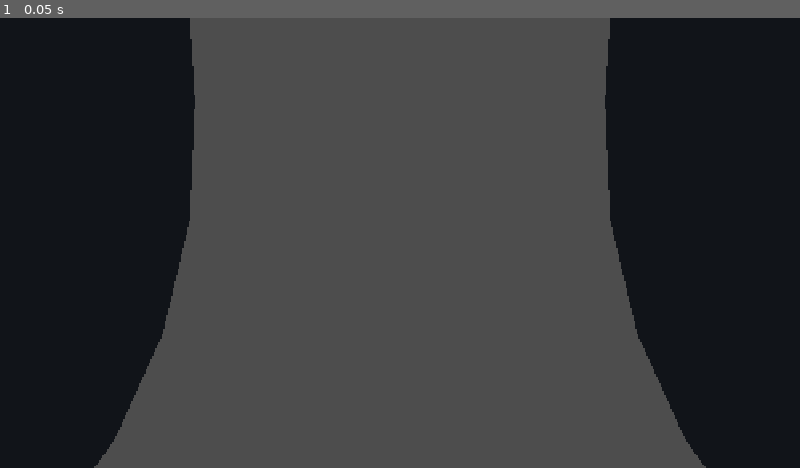
Above: before the commit, frame 1.
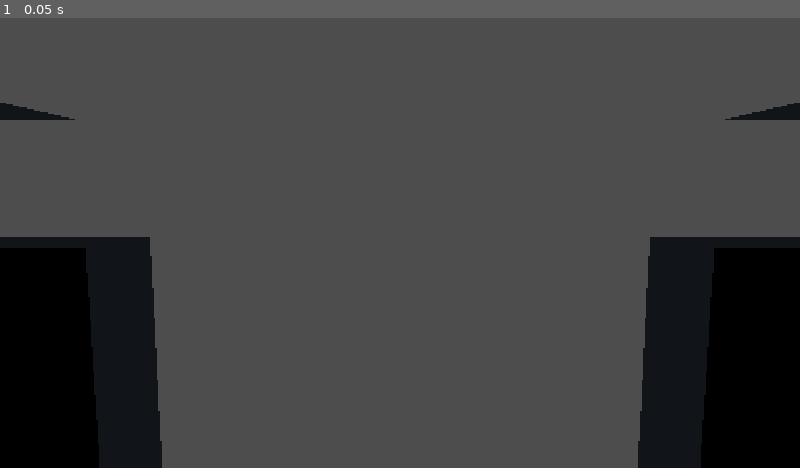
Above: after the commit, the same moment.

Repository: amami-cell/susabiyu-ig-auto
Game: Godot game, scene res://scenes/actors/player.tscn
Same seed, same stepped clock (60 frames per second), same inputs: the game is played once before the commit and once after it. This scene is started directly instead of the project's main scene.
Inputs:
- Up to frame 1 (0.05 s): no input

The runs differ from the first frame. In frame 1, 38% of the frame differs, in the area x 0-100%, y 0-100%.

Commit message:
「丸々」をやめて角ばった低ポリ人間に（体を箱パーツで再構成）
- 胴/腕/脚/手/足/骨盤をカプセル・球から角ばった箱(BoxMesh)へ。
  胴は 胸板(広)→腹(細) のV字テーパーでスリムに。腕はひじ・脚はひざで軽く曲げる。
- 頭だけ球（人の頭は丸い）＋かわいい顔・髪は維持。輪郭線・武器・アニメも維持。
- _box() ヘルパを追加（箱＋輪郭線をまとめて生成）。

Co-Authored-By: Claude Opus 4.8 <noreply@anthropic.com>
Claude-Session: https://claude.ai/code/session_01Vw7YN8y4ArxBhwqv8CY4gx

Diff:
--- a/kobito-3d/scenes/actors/kobito_look.gd
+++ b/kobito-3d/scenes/actors/kobito_look.gd
@@ -1,34 +1,30 @@
 extends RefCounted
 class_name KobitoLook
-## カプセル1体型を“人型の小人”に組み直す（頭・首・肩・胴・腕(上腕+前腕)・脚(太もも+すね)＋顔）。
+## カプセル1体型を“人型の小人”に組み直す（頭・首・胸板・腹・骨盤・腕・脚＋顔）。
 ##
 ## 当たり判定のカプセル(body)は透明にして残し、見た目は人型パーツで作る。
-## 「頭小さめ・脚長め」の 4頭身くらいの子どもっぽい人型。体は分節して人体らしく：
-## 胴は前後に薄く、腕はひじで、脚はひざで軽く曲げる。絵本風の輪郭線つき。
-## プレイヤーは右手に武器（光の棒）を持つ。腕・脚は歩くと肩/股から振る（KobitoAnim）。
+## 「丸々」をやめ、体は角ばった箱(ボックス)で構成＝スリムな低ポリ人間。
+## 胴は 胸板(広)→腹(細) のV字テーパー、腕はひじ・脚はひざで軽く曲げる。
+## 頭だけは球（人の頭は丸い）。絵本風の輪郭線つき。プレイヤーは右手に武器。
 
 # --- 体つきの比率（half=カプセル半身, br=半径 を基準にする）---
-const HEAD_R := 0.58          # 頭の半径（br倍）＝小さめ
+const HEAD_R := 0.55          # 頭の半径（br倍）
 const HEAD_Y := 1.08          # 頭の高さ（half倍）
-const TORSO_R := 0.60         # 胴の太さ（br倍）
-const TORSO_H := 1.02         # 胴の縦長（half倍）
-const TORSO_Y := 0.34         # 胴の高さ（half倍）
-const TORSO_FLAT := 0.62      # 胴の前後の薄さ（Zスケール）＝板状の胸板
-const TORSO_WIDE := 1.12      # 胴の左右の広さ（Xスケール）＝肩幅
-const SHOULDER_Y := 0.66      # 肩の高さ（half倍）
-const SHOULDER_X := 0.82      # 肩の左右（br倍）
+const CHEST_Y := 0.56         # 胸板の高さ（half倍）
+const WAIST_Y := 0.18         # 腹の高さ（half倍）
+const SHOULDER_Y := 0.74      # 肩の高さ（half倍）
+const SHOULDER_X := 0.9       # 肩の左右（br倍）
 const UPPER_ARM_H := 0.50     # 上腕の長さ（half倍）
 const FOREARM_H := 0.46       # 前腕の長さ（half倍）
-const ELBOW_BEND := 0.18      # ひじの曲げ（rad・軽く前へ）
-const HIP_Y := -0.16          # 股の高さ（half倍）＝高め＝脚が長く見える
-const HIP_X := 0.34           # 股の左右間隔（br倍）
-const THIGH_H := 0.46         # 太ももの長さ（half倍）
+const ELBOW_BEND := 0.16      # ひじの曲げ（rad）
+const HIP_Y := -0.14          # 股の高さ（half倍）
+const HIP_X := 0.42           # 股の左右間隔（br倍）
+const THIGH_H := 0.48         # 太ももの長さ（half倍）
 const SHIN_H := 0.46          # すねの長さ（half倍）
-const KNEE_BEND := 0.12       # ひざの曲げ（rad・軽く）
+const KNEE_BEND := 0.10       # ひざの曲げ（rad）
 
 # --- 人らしい配色 ---
-# プレイヤーの色は「シャツ（胴・肩）」として残す＝誰が誰か分かる。
-# 顔・首・腕・手は肌色、ズボン・靴・髪は人らしい色にする。
+# プレイヤーの色は「シャツ（胴）」として残す＝誰が誰か分かる。
 const SKIN := Color(0.97, 0.80, 0.68)   # 肌色
 const PANTS := Color(0.27, 0.30, 0.42)  # ズボン（デニム調）
 const SHOES := Color(0.19, 0.15, 0.12)  # 靴
@@ -55,47 +51,21 @@
 	inv.albedo_color = Color(0, 0, 0, 0)
 	body.material_override = inv
 
-	# --- 胴（トルソ）：前後に薄く・肩幅広く＝板状の人の胴 ---
-	var torso := MeshInstance3D.new()
-	torso.name = "Torso"
-	var tm := CapsuleMesh.new()
-	tm.radius = br * TORSO_R
-	tm.height = half * TORSO_H
-	torso.mesh = tm
-	var torso_mat := _mat(color, 0.85)
-	torso_mat.next_pass = _outline(br)
-	torso.material_override = torso_mat
-	torso.position = Vector3(0.0, half * TORSO_Y, 0.0)
-	torso.scale = Vector3(TORSO_WIDE, 1.0, TORSO_FLAT)
-	body.add_child(torso)
-
-	# 骨盤（腰）＝ズボン色。胴と脚のつなぎ目を埋める
-	var pelvis := MeshInstance3D.new()
-	var pm := CapsuleMesh.new()
-	pm.radius = br * 0.5
-	pm.height = half * 0.4
-	pelvis.mesh = pm
-	var pelvis_mat := _mat(PANTS, 0.9)
-	pelvis_mat.next_pass = _outline(br)
-	pelvis.material_override = pelvis_mat
-	pelvis.position = Vector3(0.0, half * (HIP_Y + 0.06), 0.0)
-	pelvis.scale = Vector3(1.15, 0.7, 0.72)
-	body.add_child(pelvis)
-
-	# 肩（左右）＝シャツ色。腕の付け根を人らしく丸める＋肩幅を出す
-	for sx in [-1.0, 1.0]:
-		var sh := MeshInstance3D.new()
-		var shm := SphereMesh.new()
-		shm.radius = br * 0.34
-		shm.height = br * 0.68
-		sh.mesh = shm
-		var sh_mat := _mat(color, 0.85)
-		sh_mat.next_pass = _outline(br)
-		sh.material_override = sh_mat
-		sh.position = Vector3(br * SHOULDER_X * sx, half * SHOULDER_Y, 0.0)
-		body.add_child(sh)
-
-	# --- 頭（小さめ・胴の上）＝肌色 ---
+	# --- 胴：胸板(広)→腹(細) のV字テーパー＝スリムな人の胴（箱）---
+	var chest := _box(body, color, br,
+		Vector3(br * 1.5, half * 0.56, br * 0.62),
+		Vector3(0.0, half * CHEST_Y, 0.0))
+	chest.name = "Torso"   # 被弾フラッシュ・重複生成チェックの目印
+	_box(body, color, br,
+		Vector3(br * 1.12, half * 0.5, br * 0.56),
+		Vector3(0.0, half * WAIST_Y, 0.0))
+
+	# --- 骨盤（腰）＝ズボン色 ---
+	_box(body, PANTS, br,
+		Vector3(br * 1.18, half * 0.34, br * 0.58),
+		Vector3(0.0, half * (HIP_Y + 0.05), 0.0))
+
+	# --- 頭（球・小さめ）＝肌色 ---
 	var head := MeshInstance3D.new()
 	head.name = "Head"
 	var hm := SphereMesh.new()
@@ -111,8 +81,8 @@
 	# 細い首（頭と胴のつなぎ）＝肌色
 	var neck := MeshInstance3D.new()
 	var ncm := CylinderMesh.new()
-	ncm.top_radius = br * 0.22
-	ncm.bottom_radius = br * 0.26
+	ncm.top_radius = br * 0.2
+	ncm.bottom_radius = br * 0.24
 	ncm.height = half * 0.16
 	neck.mesh = ncm
 	neck.material_override = _mat(SKIN.darkened(0.05), 0.7)
@@ -121,7 +91,7 @@
 
 	_build_face(head, color, head_r)
 
-	# --- 腕 x2（肩ピボット→上腕→ひじ→前腕→手）---
+	# --- 腕 x2（肩ピボット→上腕→ひじ→前腕→手。すべて角ばった箱）---
 	var arm_l := _make_arm(body, color, br, half, -1.0)
 	var arm_r := _make_arm(body, color, br, half, 1.0)
 
@@ -147,6 +117,20 @@
 
 
 static var _face_eyes: Array[Node3D] = []
+
+
+## 箱パーツを1個作って body(または親)に付けるヘルパ（輪郭線つき）。
+static func _box(parent: Node3D, c: Color, br: float, size: Vector3, pos: Vector3) -> MeshInstance3D:
+	var mi := MeshInstance3D.new()
+	var m := BoxMesh.new()
+	m.size = size
+	mi.mesh = m
+	var mat := _mat(c, 0.85)
+	mat.next_pass = _outline(br)
+	mi.material_override = mat
+	mi.position = pos
+	parent.add_child(mi)
+	return mi
 
 
 ## 顔（髪＋大きな目＋ハイライト・ほっぺ・口・鼻）を頭に付ける。hr=頭の半径。
@@ -177,17 +161,17 @@
 		var eye := MeshInstance3D.new()
 		eye.name = "Eye%s" % ("L" if sx < 0 else "R")
 		var em := SphereMesh.new()
-		em.radius = hr * 0.34
-		em.height = hr * 0.68
+		em.radius = hr * 0.32
+		em.height = hr * 0.64
 		eye.mesh = em
 		eye.material_override = eyemat
-		eye.position = Vector3(hr * 0.44 * sx, hr * 0.18, hr * 0.82)
+		eye.position = Vector3(hr * 0.44 * sx, hr * 0.16, hr * 0.83)
 		head.add_child(eye)
 		_face_eyes.append(eye)
 		var hi := MeshInstance3D.new()
 		var him := SphereMesh.new()
-		him.radius = hr * 0.11
-		him.height = hr * 0.22
+		him.radius = hr * 0.1
+		him.height = hr * 0.2
 		hi.mesh = him
 		hi.material_override = hi_mat
 		hi.position = Vector3(hr * 0.12, hr * 0.14, hr * 0.26)
@@ -197,50 +181,43 @@
 	for sx in [-1.0, 1.0]:
 		var cheek := MeshInstance3D.new()
 		var cm := SphereMesh.new()
-		cm.radius = hr * 0.2
-		cm.height = hr * 0.24
+		cm.radius = hr * 0.17
+		cm.height = hr * 0.2
 		cheek.mesh = cm
 		cheek.material_override = cheek_mat
-		cheek.position = Vector3(hr * 0.66 * sx, -hr * 0.16, hr * 0.68)
+		cheek.position = Vector3(hr * 0.62 * sx, -hr * 0.18, hr * 0.7)
 		head.add_child(cheek)
 
 	var mouth := MeshInstance3D.new()
 	var mo := SphereMesh.new()
-	mo.radius = hr * 0.14
-	mo.height = hr * 0.13
+	mo.radius = hr * 0.13
+	mo.height = hr * 0.12
 	mouth.mesh = mo
 	mouth.material_override = _mat(Color(0.35, 0.14, 0.14), 0.6)
 	mouth.scale = Vector3(1.6, 0.5, 1.0)
-	mouth.position = Vector3(0.0, -hr * 0.36, hr * 0.88)
+	mouth.position = Vector3(0.0, -hr * 0.38, hr * 0.9)
 	head.add_child(mouth)
 
 	var nose := MeshInstance3D.new()
 	var nm := SphereMesh.new()
-	nm.radius = hr * 0.12
-	nm.height = hr * 0.24
+	nm.radius = hr * 0.11
+	nm.height = hr * 0.22
 	nose.mesh = nm
 	nose.material_override = _mat(SKIN.darkened(0.06), 0.6)
-	nose.position = Vector3(0.0, -hr * 0.05, hr * 0.95)
+	nose.position = Vector3(0.0, -hr * 0.06, hr * 0.96)
 	head.add_child(nose)
 
 
-## 腕：肩ピボット（ここを KobitoAnim が振る）→上腕→ひじ→前腕→手。肌色（半袖）。
+## 腕：肩ピボット（KobitoAnim が振る）→上腕→ひじ→前腕→手。角ばった箱・肌色（半袖）。
 static func _make_arm(body: MeshInstance3D, color: Color, br: float, half: float, side: float) -> Node3D:
 	var pivot := Node3D.new()
 	pivot.name = "Arm%s" % ("L" if side < 0 else "R")
 	pivot.position = Vector3(br * SHOULDER_X * side, half * SHOULDER_Y, 0.0)   # 肩
 	body.add_child(pivot)
 
-	var upper := MeshInstance3D.new()
-	var um := CapsuleMesh.new()
-	um.radius = br * 0.17
-	um.height = half * UPPER_ARM_H
-	upper.mesh = um
-	var arm_mat := _mat(SKIN, 0.7)
-	arm_mat.next_pass = _outline(br)
-	upper.material_override = arm_mat
-	upper.position = Vector3(0.0, half * UPPER_ARM_H * -0.5, 0.0)
-	pivot.add_child(upper)
+	_box(pivot, SKIN, br,
+		Vector3(br * 0.3, half * UPPER_ARM_H, br * 0.3),
+		Vector3(0.0, half * UPPER_ARM_H * -0.5, 0.0))
 
 	# ひじ（軽く前へ曲げる）
 	var elbow := Node3D.new()
@@ -249,48 +226,30 @@
 	elbow.rotation.x = ELBOW_BEND
 	pivot.add_child(elbow)
 
-	var fore := MeshInstance3D.new()
-	var fm := CapsuleMesh.new()
-	fm.radius = br * 0.15
-	fm.height = half * FOREARM_H
-	fore.mesh = fm
-	var fore_mat := _mat(SKIN, 0.7)
-	fore_mat.next_pass = _outline(br)
-	fore.material_override = fore_mat
-	fore.position = Vector3(0.0, half * FOREARM_H * -0.5, 0.0)
-	elbow.add_child(fore)
+	_box(elbow, SKIN, br,
+		Vector3(br * 0.26, half * FOREARM_H, br * 0.26),
+		Vector3(0.0, half * FOREARM_H * -0.5, 0.0))
 
 	var hand := Node3D.new()
 	hand.name = "Hand"
 	hand.position = Vector3(0.0, half * -FOREARM_H, 0.0)
 	elbow.add_child(hand)
-	var hmesh := MeshInstance3D.new()
-	var hgm := SphereMesh.new()
-	hgm.radius = br * 0.2
-	hgm.height = br * 0.4
-	hmesh.mesh = hgm
-	hmesh.material_override = _mat(SKIN.lightened(0.04), 0.7)
-	hand.add_child(hmesh)
+	_box(hand, SKIN.lightened(0.04), br,
+		Vector3(br * 0.34, br * 0.3, br * 0.3),
+		Vector3(0.0, -br * 0.12, 0.0))
 	return pivot
 
 
-## 脚：股ピボット（ここを KobitoAnim が振る）→太もも→ひざ→すね→足。ズボン＋靴。
+## 脚：股ピボット（KobitoAnim が振る）→太もも→ひざ→すね→足。角ばった箱・ズボン＋靴。
 static func _make_leg(body: MeshInstance3D, color: Color, br: float, half: float, side: float) -> Node3D:
 	var pivot := Node3D.new()
 	pivot.name = "Leg%s" % ("L" if side < 0 else "R")
 	pivot.position = Vector3(br * HIP_X * side, half * HIP_Y, 0.0)   # 股
 	body.add_child(pivot)
 
-	var thigh := MeshInstance3D.new()
-	var thm := CapsuleMesh.new()
-	thm.radius = br * 0.23
-	thm.height = half * THIGH_H
-	thigh.mesh = thm
-	var leg_mat := _mat(PANTS, 0.9)
-	leg_mat.next_pass = _outline(br)
-	thigh.material_override = leg_mat
-	thigh.position = Vector3(0.0, half * THIGH_H * -0.5, 0.0)
-	pivot.add_child(thigh)
+	_box(pivot, PANTS, br,
+		Vector3(br * 0.42, half * THIGH_H, br * 0.44),
+		Vector3(0.0, half * THIGH_H * -0.5, 0.0))
 
 	# ひざ（軽く曲げる）
 	var knee := Node3D.new()
@@ -299,26 +258,14 @@
 	knee.rotation.x = KNEE_BEND
 	pivot.add_child(knee)
 
-	var shin := MeshInstance3D.new()
-	var sm := CapsuleMesh.new()
-	sm.radius = br * 0.2
-	sm.height = half * SHIN_H
-	shin.mesh = sm
-	var shin_mat := _mat(PANTS.darkened(0.08), 0.9)
-	shin_mat.next_pass = _outline(br)
-	shin.material_override = shin_mat
-	shin.position = Vector3(0.0, half * SHIN_H * -0.5, 0.0)
-	knee.add_child(shin)
-
-	var foot := MeshInstance3D.new()
-	var fm := SphereMesh.new()
-	fm.radius = br * 0.28
-	fm.height = br * 0.4
-	foot.mesh = fm
-	foot.material_override = _mat(SHOES, 0.6)
-	foot.scale = Vector3(1.0, 0.7, 1.5)
-	foot.position = Vector3(0.0, half * -SHIN_H, br * 0.28)   # つま先を前へ
-	knee.add_child(foot)
+	_box(knee, PANTS.darkened(0.08), br,
+		Vector3(br * 0.36, half * SHIN_H, br * 0.38),
+		Vector3(0.0, half * SHIN_H * -0.5, 0.0))
+
+	# 足＝靴（前へ長い箱）
+	_box(knee, SHOES, br,
+		Vector3(br * 0.44, br * 0.3, br * 0.86),
+		Vector3(0.0, half * -SHIN_H - br * 0.02, br * 0.2))
 	return pivot
 
 
@@ -326,7 +273,7 @@
 static func _make_weapon(hand: Node3D, br: float) -> Node3D:
 	var holder := Node3D.new()
 	holder.name = "Weapon"
-	holder.position = Vector3(0.0, -br * 0.1, 0.0)
+	holder.position = Vector3(0.0, -br * 0.14, 0.0)
 	hand.add_child(holder)
 
 	var handle := MeshInstance3D.new()
